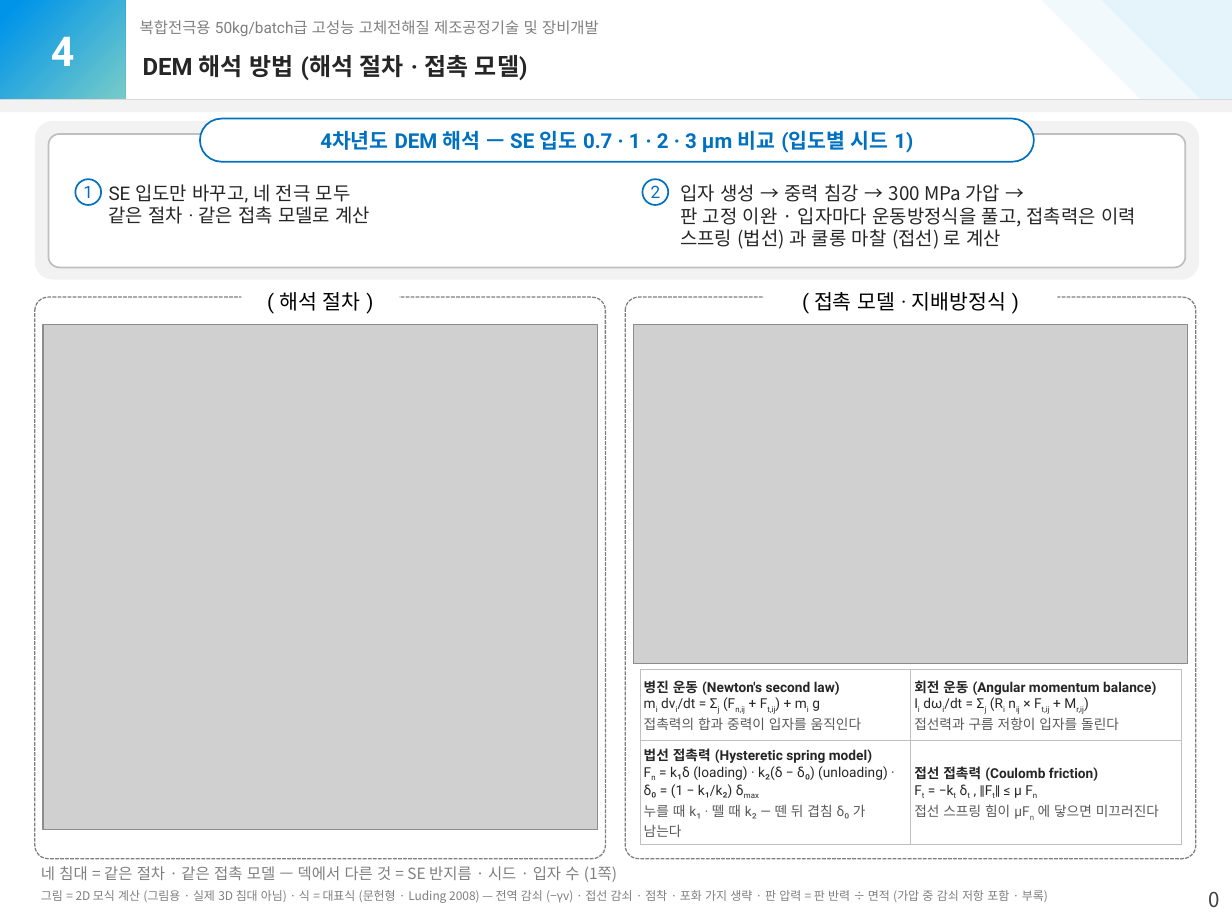
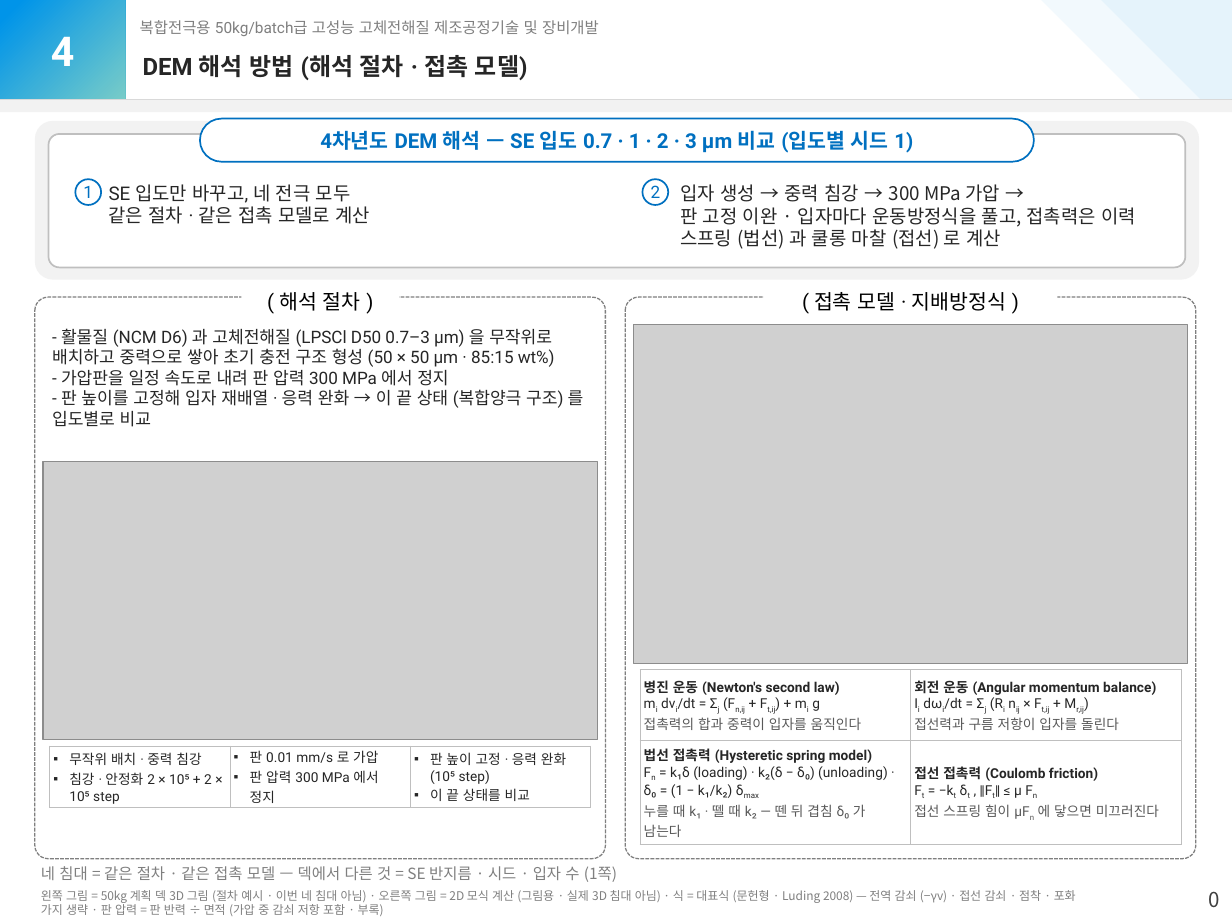
Before and after one commit to yonghoon7153-source/Yonghoon-DEM-DFT, a slide deck: slide 1 of docs/50kg/report_y4/draft3/kg50_report_y4_draft3.pptx. Drawn at 1232x924 pixels with LibreOffice and Linux fonts; fonts in the diff are those of the drawing; grey boxes stand for pictures. Boxes give left, top, right and bottom in pixels: in the first picture for what was removed or moved away, otherwise in the second. Text is boxed around its words. In the diff, an @@ line names an element or a change of style, - is before the commit and + after.

```diff
--- a/docs/50kg/report_y4/draft3/kg50_report_y4_draft3.pptx
+++ b/docs/50kg/report_y4/draft3/kg50_report_y4_draft3.pptx
@@ text added at [52,328,584,427], 10 pt, text #262626 @@
+- 활물질 (NCM D6) 과 고체전해질 (LPSCl D50 0.7–3 µm) 을 무작위로 배치하고 중력으로 쌓아 초기 충전 구조 형성 (50 × 50 µm · 85:15 wt%)
+- 가압판을 일정 속도로 내려 판 압력 300 MPa 에서 정지
+- 판 높이를 고정해 입자 재배열 · 응력 완화 → 이 끝 상태 (복합양극 구조) 를 입도별로 비교
@@ picture: place and size @@
-picture at [43,325,598,830]
+picture at [43,462,598,740]
@@ table added at [49,747,589,808], 1 rows, 3 columns @@
+무작위 배치 · 중력 침강 / 침강 · 안정화 2 × 10⁵ + 2 × 10⁵ step | 판 0.01 mm/s 로 가압 / 판 압력 300 MPa 에서 정지 | 판 높이 고정 · 응력 완화 (10⁵ step) / 이 끝 상태를 비교
@@ text at [41,890,1076,916]: text changed @@
-그림 = 2D 모식 계산 (그림용 · 실제 3D 침대 아님) · 식 = 대표식 (문헌형 · Luding 2008) — 전역 감쇠 (−γv) · 접선 감쇠 · 점착 · 포화 가지 생략 · 판 압력 = 판 반력 ÷ 면적 (가압 중 감쇠 저항 포함 · 부록)
+왼쪽 그림 = 50kg 계획 덱 3D 그림 (절차 예시 · 이번 네 침대 아님) · 오른쪽 그림 = 2D 모식 계산 (그림용 · 실제 3D 침대 아님) · 식 = 대표식 (문헌형 · Luding 2008) — 전역 감쇠 (−γv) · 접선 감쇠 · 점착 · 포화 가지 생략 · 판 압력 = 판 반력 ÷ 면적 (가압 중 감쇠 저항 포함 · 부록)
```
Also in this commit, not shown: 15 other files.
